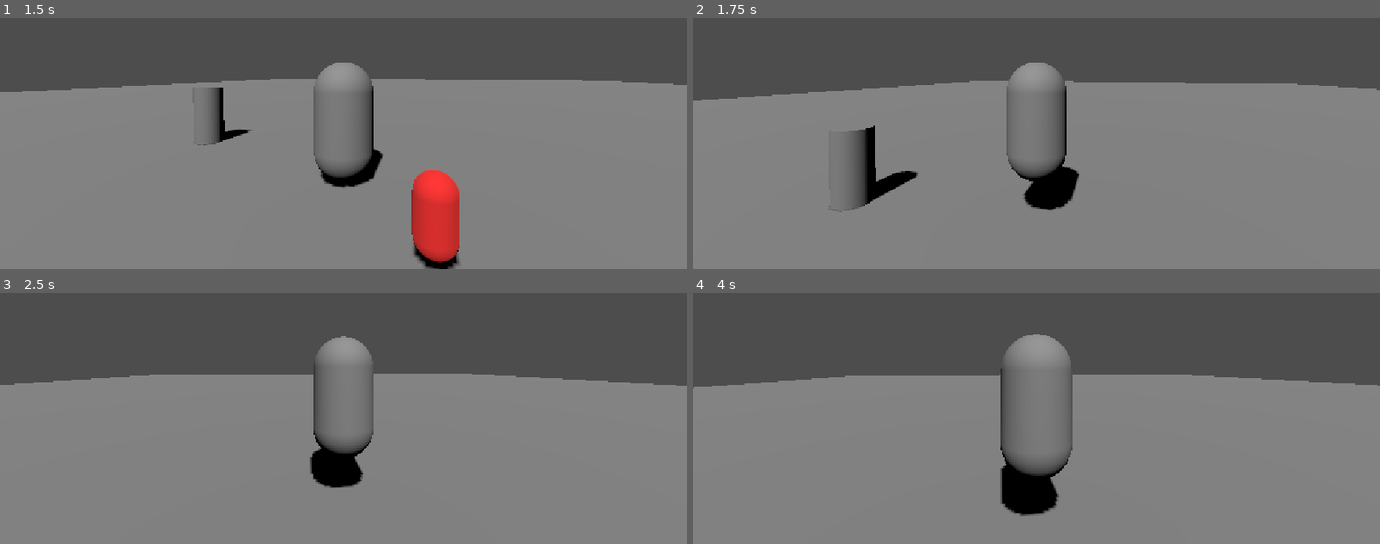
Above: before the commit, frames 1-4 (two rows, left to right).
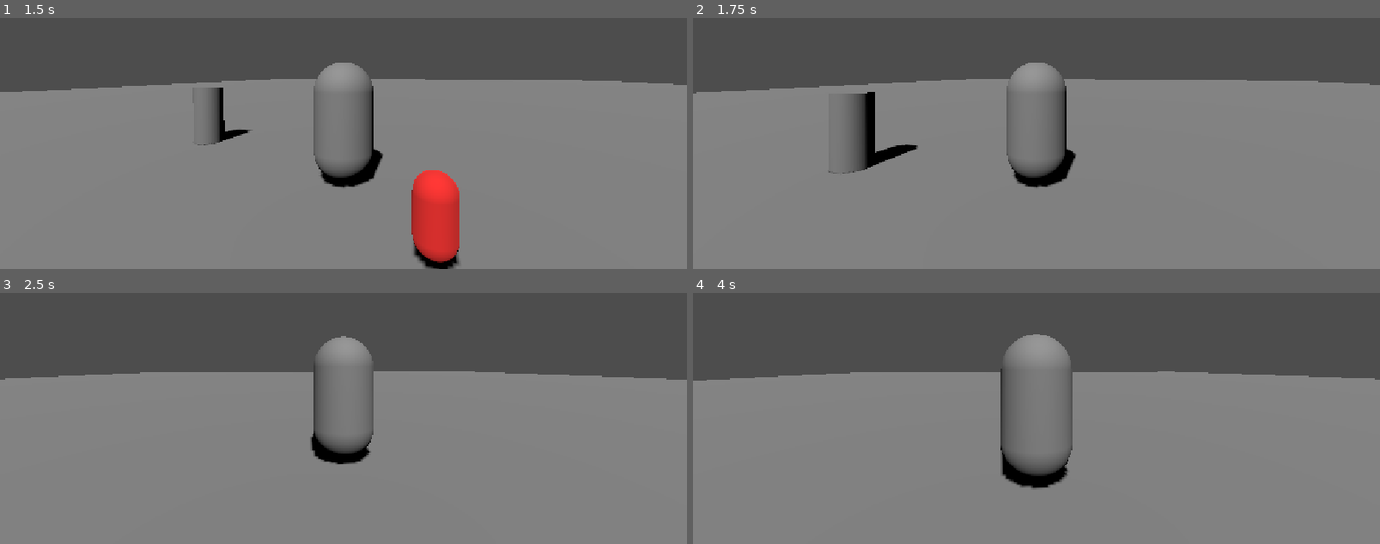
Above: after the commit, the same moments.

Repository: DropletU/CGAP
Game: Godot game, scene res://Scenes/main.tscn
Same seed, same stepped clock (60 frames per second), same inputs: the game is played once before the commit and once after it.
Inputs (mouse positions are in pixels of both pictures, inside the frame that each line leads up to):
- Up to frame 1 (1.5 s): tap Enter (ui_accept) at 0.5 s; move the mouse to (377, 73) at 0.52 s; hold Space (jump) 0.53-1.28 s; hold W (forward) from 0.53 s (still down); click (377, 73) at 0.67 s; move the mouse to (309, 78) at 1.27 s; tap Shift (sprint) at 1.35 s
- Up to frame 2 (1.75 s): keep holding W (forward); tap Space (jump) at 1.52, 1.55 s
- Up to frame 3 (2.5 s): keep holding W (forward); tap Space (jump) at 1.82, 2.3 s; move the mouse to (357, 343) at 2.02 s; hold Tab (toggle_mouse_capture) from 2.03 s (still down)
- Up to frame 4 (4 s): release W (forward) at 2.75 s; release Tab (toggle_mouse_capture) at 2.75 s; drag from (1002, 428) to (outside the picture) at 2.77 s; tap Enter (ui_accept) at 3.5 s; move the mouse to (1242, 408) at 3.52 s; hold A (left) from 3.53 s (still down); hold Mouse wheel up (wheel_up) from 3.53 s (still down); tap Space (jump) at 3.77, 3.8 s

Frame 1 is identical in both runs. In frame 2, 4.1% of the frame differs, in the area x 0-100%, y 24-78%; in frame 3, 2.2%; in frame 4, 2.5%.

Commit message:
StateMachine: Use the new unhandled_input method where applicable

Diff:
--- a/Scripts/States/PlayerStates/airborne_state.gd
+++ b/Scripts/States/PlayerStates/airborne_state.gd
@@ -6,6 +6,8 @@
 
 func exit() -> void:
 	pass # Runs when exiting a state
+
+
 
 
 func physics_update(delta) -> void:
--- a/Scripts/States/PlayerStates/grounded_state.gd
+++ b/Scripts/States/PlayerStates/grounded_state.gd
@@ -8,6 +8,11 @@
 	pass # Runs when exiting a state
 
 
+func unhandled_input(event: InputEvent) -> void:
+	if event.is_action_pressed("jump"):
+		player.movement_component.apply_jump(player)
+
+
 func physics_update(delta) -> void:
 	var speed_multi: = 1.0
 	var input_dir: Vector2 = input.get_vector("left", "right", "forward", "back")
@@ -15,11 +20,7 @@
 	direction = direction.rotated(Vector3.UP, camera.global_rotation.y)
 	if input.is_action_active("sprint"):
 		speed_multi*=2
-	movement_component.apply_horizontal_movement(player, direction, delta, speed_multi)
-
-
-	if input.is_action_just_pressed("jump"):
-		movement_component.apply_jump(player)
+	player.movement_component.apply_horizontal_movement(player, direction, delta, speed_multi)
 
 	if not player.is_on_floor():
 		transitioned.emit("Airborne")
--- a/Scripts/player.gd
+++ b/Scripts/player.gd
@@ -8,6 +8,7 @@
 	super._ready()
 	state_machine.init(self, input, movement_component, camera)
 	input.unhandled_input.connect(unhandled_input)
+
 
 	# floor_snap_length was set to 0.21
 	# In the future, you should update this into
